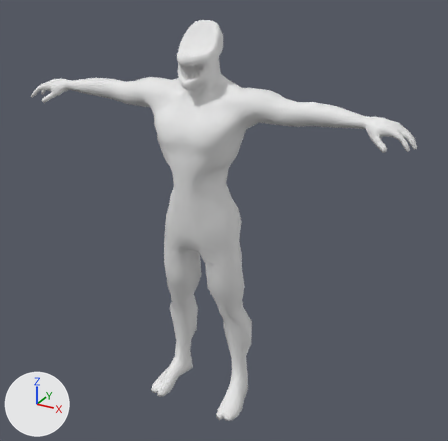
Before and after pictures for a commit that changed the FBX model unity-game/Assets/_Project/Art/ReadyModels/Sketchfab/GuestBody/GuestBody.fbx.
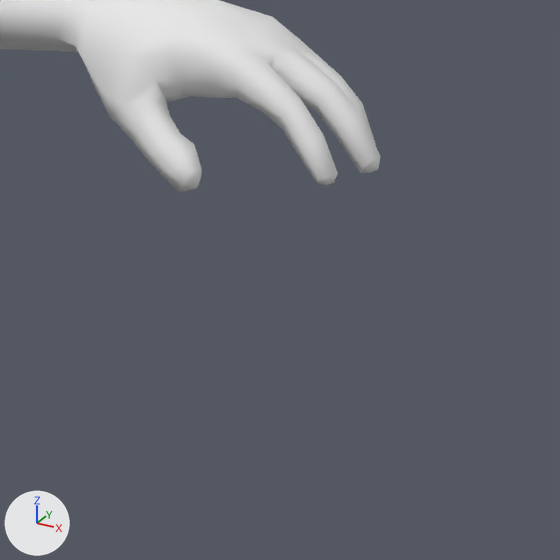
The first picture shows the older version from a 50 mm lens placed at (1.37, -2.28, 2.14), pointed at (0.08, 0.06, 0.97). The close-ups show the older and then the newer version on the part from 79% to 100% of the width and 27% to 49% of the height of that picture. Only the edits that show in the close-ups are written down. The lights are fixed; the arrows at lower left show +X, +Y and +Z. Where no turn or scale is listed for an object, it has been applied to the vertices. Vertices at exactly the same position are counted once.

Before the edit, the objects in view are built like this:
```python
me_mesh = bpy.data.meshes.new('Mesh')
me_mesh.from_pydata(...)  # 1854 vertices, 3584 faces; spans x -0.93..0.93, y -0.18..0.17, z 0.0..1.87
me_mesh.materials.append(mat_guestbody_material_0)  # white #e7e7e7
ob_creature1 = bpy.data.objects.new('Creature1', me_mesh)
ob_creature1.location = (0.0, 0.0, 0.0)
```
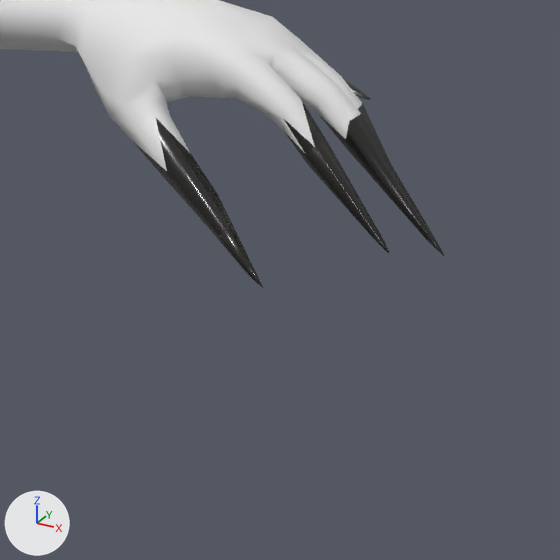
Diff of the bpy script that builds the scene:
```diff
--- a/unity-game/Assets/_Project/Art/ReadyModels/Sketchfab/GuestBody/GuestBody.fbx.py
+++ b/unity-game/Assets/_Project/Art/ReadyModels/Sketchfab/GuestBody/GuestBody.fbx.py
@@ mat_guestbody_material_1 @@
+mat_guestbody_material_1 = principled_material('GuestBody_Material_1')
+mat_guestbody_material_1.base_color = (0.012, 0.011, 0.01)  # black #1d1b19
+mat_guestbody_material_1.roughness = 0.25
@@ me_mesh @@
 # used by ob_creature1; location = (0.0, 0.0, 0.0)
-me_mesh.from_pydata(...)  # 1854 vertices, 3584 faces; spans x -0.93..0.93, y -0.18..0.17, z 0.0..1.87
+me_mesh.from_pydata(...)  # 1854 vertices, 3584 faces; spans x -0.99..0.99, y -0.18..0.17, z 0.0..1.87
+# me_mesh part 1: 55 of 1854 vertices moved; they spanned x 0.8..0.93, y -0.1..0.03, z 1.46..1.52 and now span x 0.81..0.99, y -0.16..0.07, z 1.42..1.51; mean shift (0.03, -0.02, -0.02); largest move (0.84, -0.1, 1.46) -> (0.9, -0.16, 1.42)
+# me_mesh part 2: 124 of the faces centred in x 0.8..0.93, y -0.1..0.03, z 1.46..1.53 switch from mat_guestbody_material_0 (white #e7e7e7) to mat_guestbody_material_1 (black #1d1b19)
+# other edits to the shape of me_mesh do not show in these pictures
```

What differs and where, as boxes [x1, y1, x2, y2] in the close-ups (560 x 560 px; the box of a moved part takes in the faces that stretch with it):
'Creature1', reshaped, recoloured: before [0, 0, 381, 193]; after [0, 0, 444, 287]
part 1 of me_mesh, moved or reshaped: before [131, 103, 381, 193]; after [131, 78, 444, 287]
part 2 of me_mesh, recoloured: before [132, 100, 381, 193]; after [134, 79, 444, 287]
